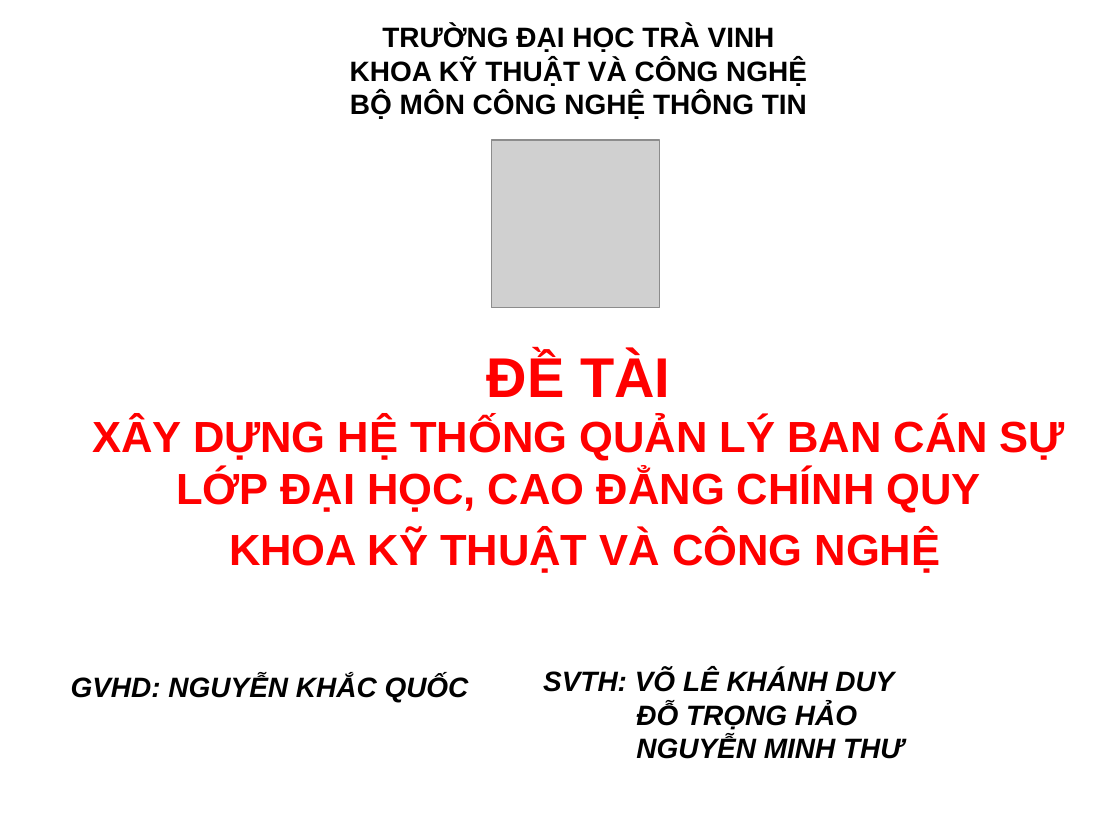
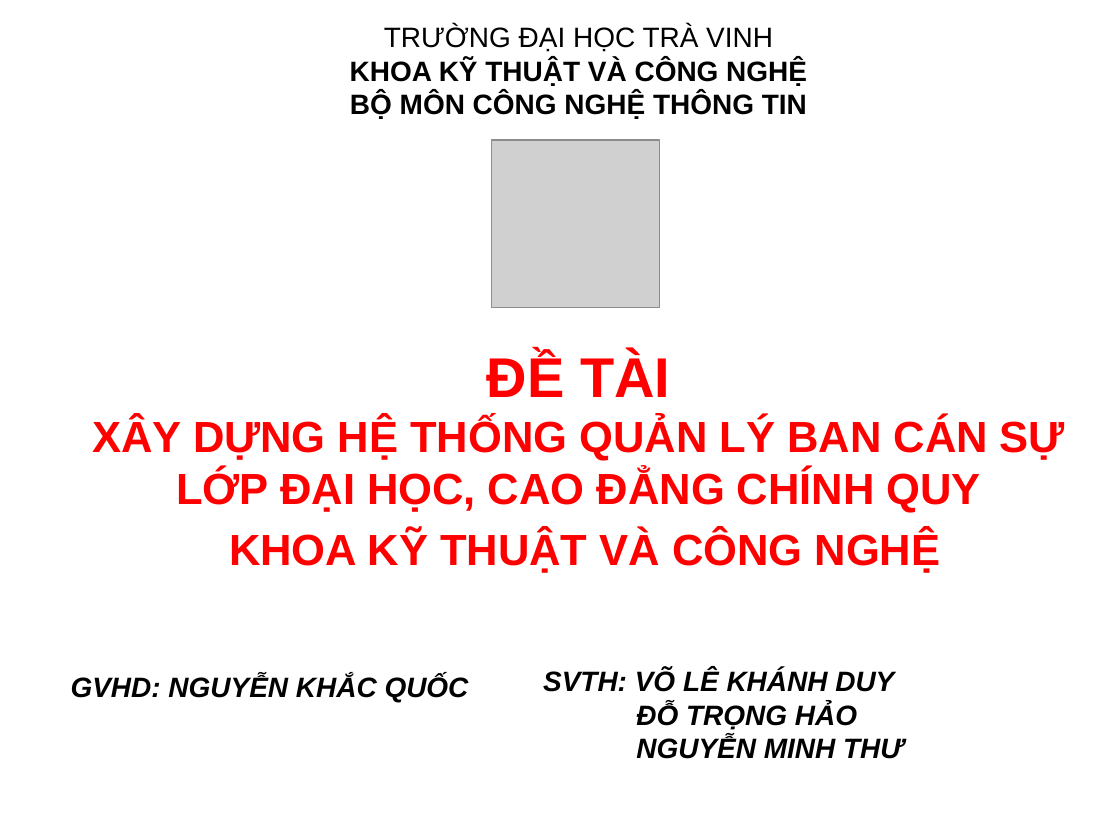
Before and after one commit to MTeeIT/Do_An_MH, a slide deck: slide 1 of bao cao/Slide Bao Cao.pptx. Drawn at 1120x840 pixels with LibreOffice and Linux fonts; fonts in the diff are those of the drawing; grey boxes stand for pictures; background and template pictures are left out. Boxes give left, top, right and bottom in pixels: in the first picture for what was removed or moved away, otherwise in the second. Text is boxed around its words. In the diff, an @@ line names an element or a change of style, - is before the commit and + after.

```diff
--- a/bao cao/Slide Bao Cao.pptx
+++ b/bao cao/Slide Bao Cao.pptx
@@ text "TRƯỜNG ĐẠI HỌC TRÀ VINH ..." at box(350, 25, 807, 119): bold off in "TRƯỜNG ĐẠI HỌC TRÀ VINH" @@
```
Also in this commit, not shown: 3 other slides changed, 3 slides added, 1 slide removed, 2 other files.
